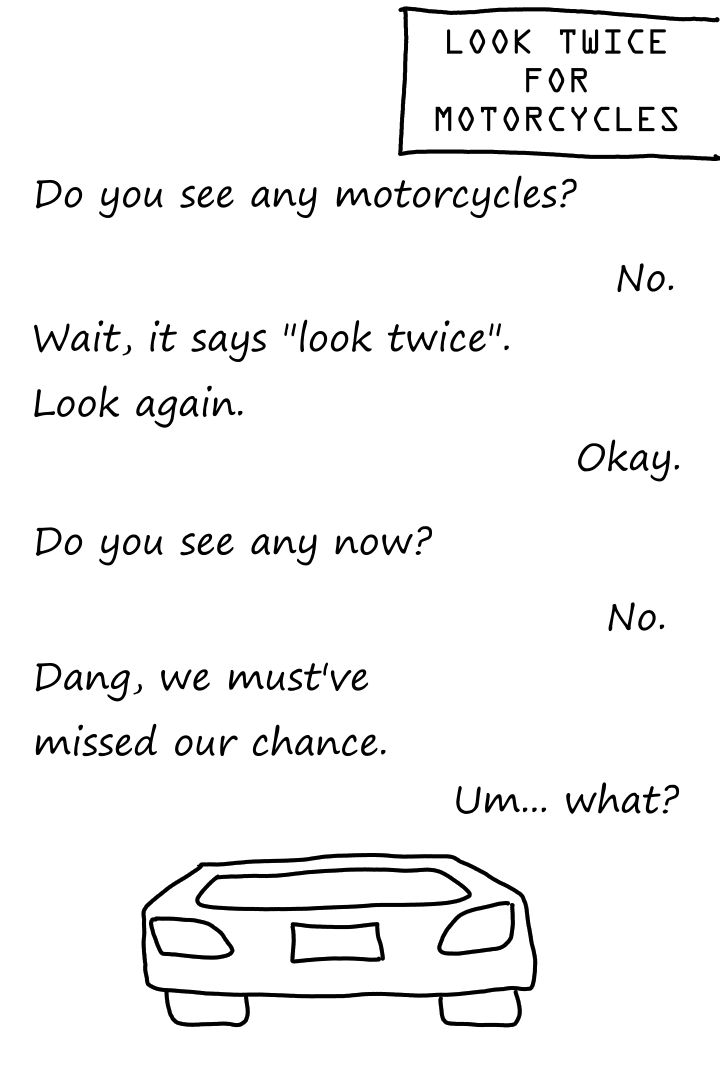
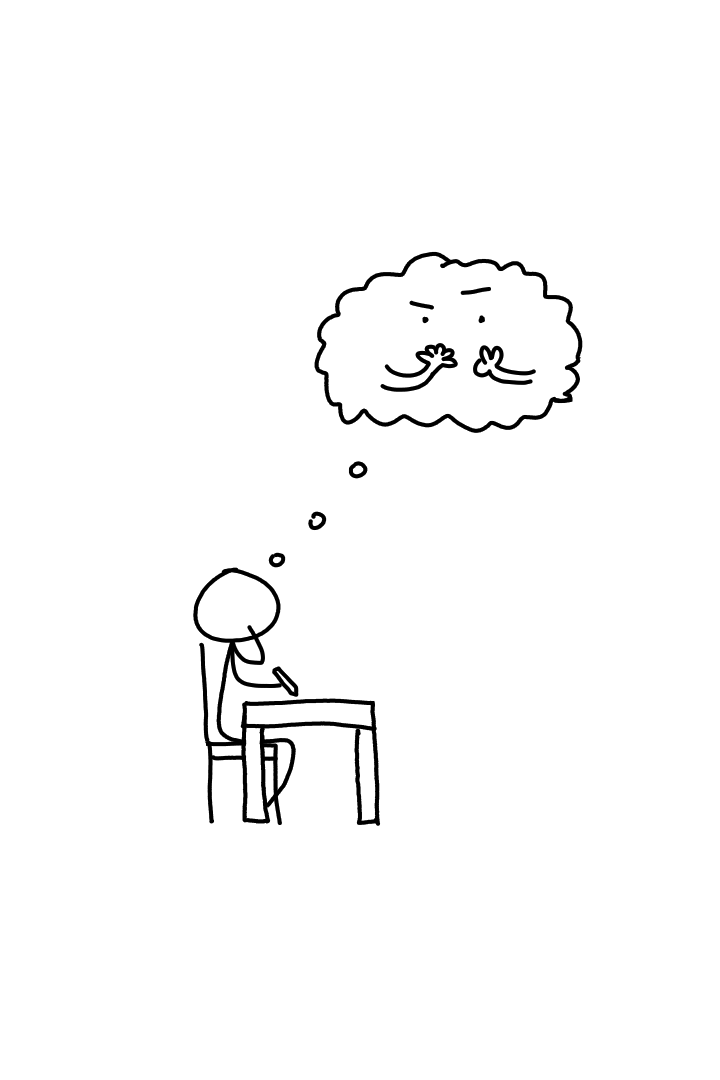
Revision of a layered w=720, h=1080 image; what changed, layer by layer:
removed layer "Sign" over (384, 6, 720, 192)
removed layer "Car" over (141, 768, 680, 1028)
added layer "Thought" above "Chair" over (253, 251, 680, 681)
added layer "Chair" above "Table" over (125, 617, 317, 873)
added layer "Table" above "Person 1" over (177, 620, 433, 876)
added layer "Person 1" above "Background" over (189, 553, 317, 873)
